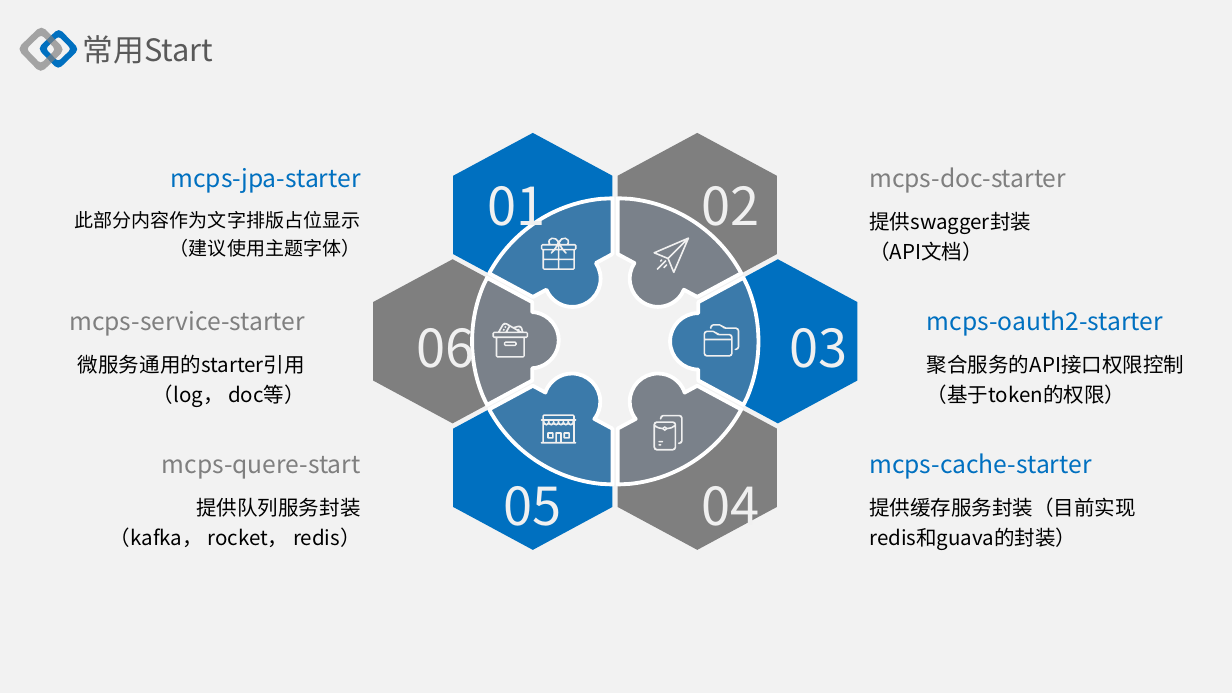
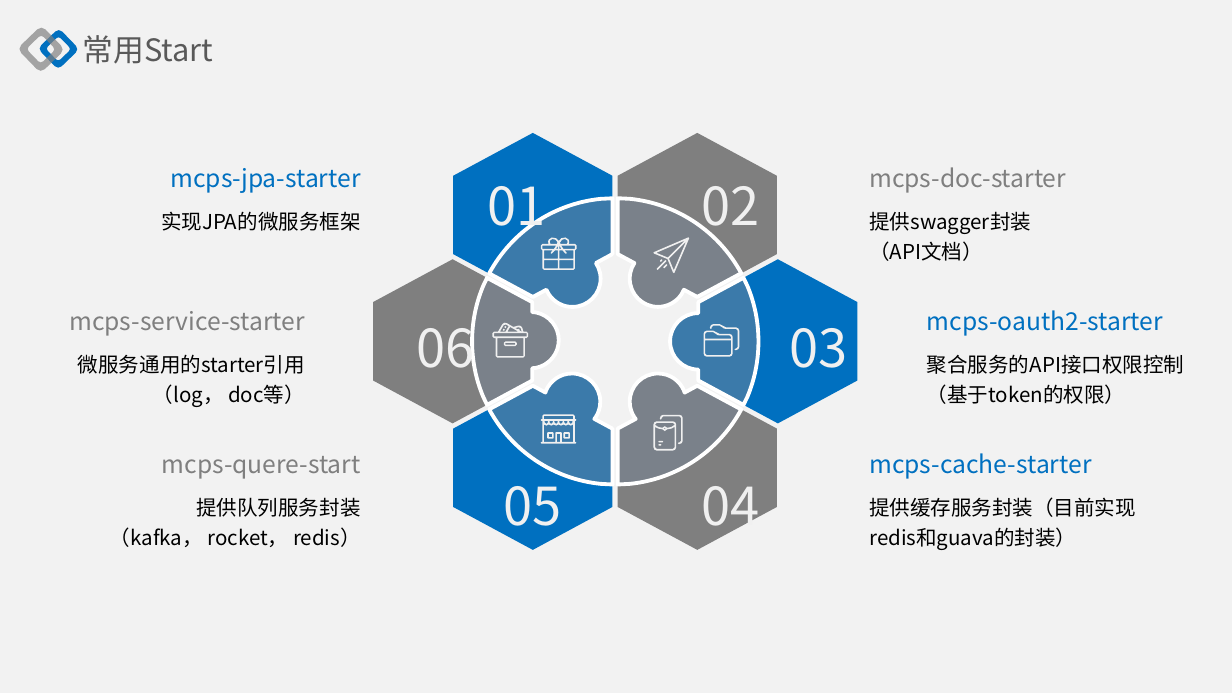
Before and after one commit to richardxie/notebook, a slide deck: slide 15 of ppt-template/基础框架介绍.pptx. Drawn at 1232x693 pixels with LibreOffice and Linux fonts; fonts in the diff are those of the drawing; background and template pictures are left out. Boxes give left, top, right and bottom in pixels: in the first picture for what was removed or moved away, otherwise in the second. Text is boxed around its words. In the diff, an @@ line names an element or a change of style, - is before the commit and + after.

```diff
--- a/ppt-template/基础框架介绍.pptx
+++ b/ppt-template/基础框架介绍.pptx
@@ text at [161, 211, 360, 231]: text changed; size 11.1 to 12 pt @@
-此部分内容作为文字排版占位显示
-（建议使用主题字体）
+实现JPA的微服务框架
```
Also in this commit, not shown: 3 other slides changed, 3 other files.
